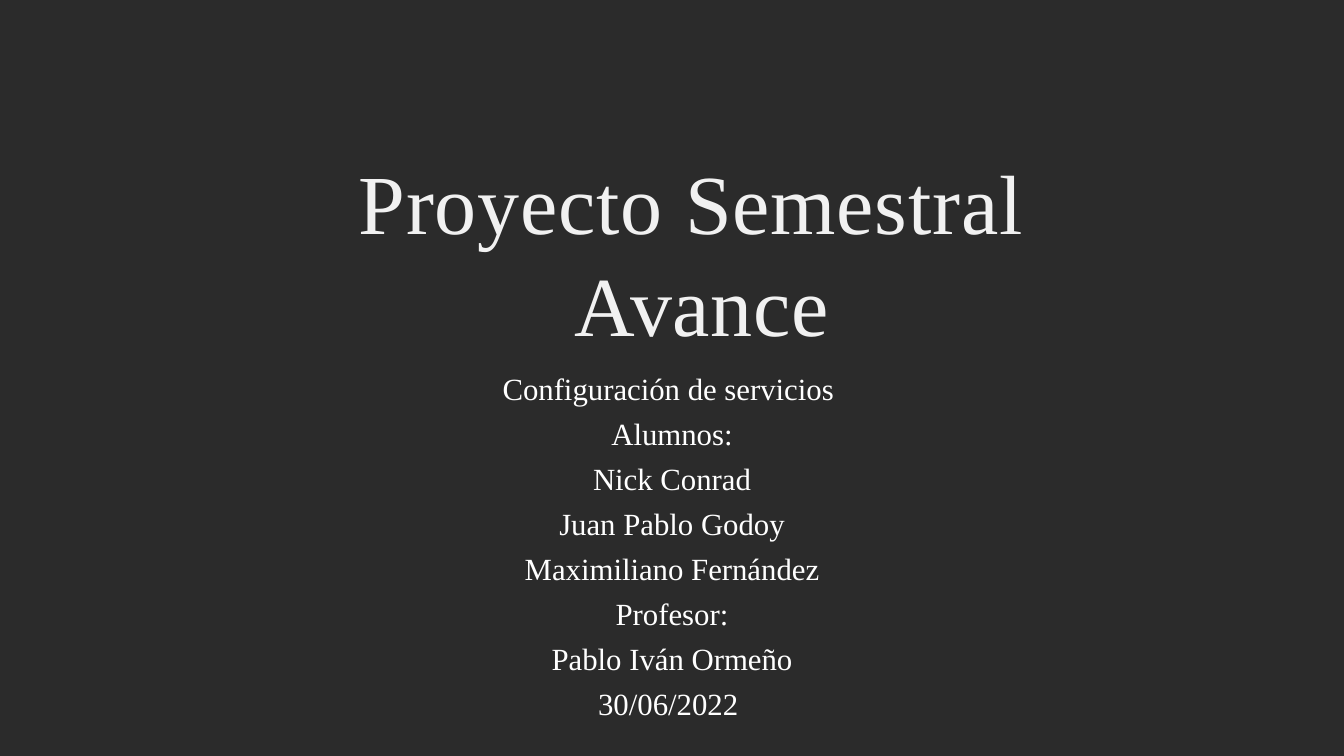
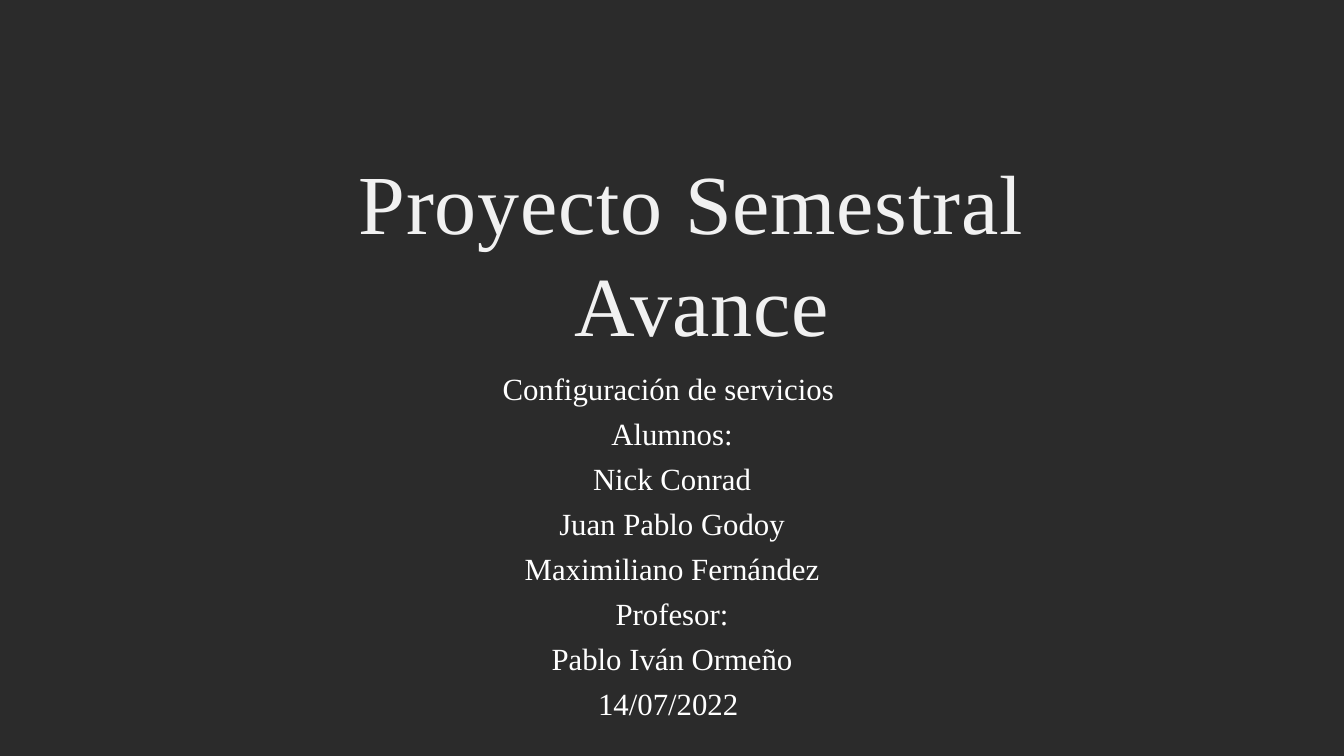
Before and after one commit to nconrad841/ConfiguracionDeServicios, a slide deck: slide 1 of Presentacion_2022_07_14.pptx. Drawn at 1344x756 pixels with LibreOffice and Linux fonts; fonts in the diff are those of the drawing; background and template pictures are left out; a plain dark background stands for a picture behind light text. Boxes give left, top, right and bottom in pixels: in the first picture for what was removed or moved away, otherwise in the second. Text is boxed around its words. In the diff, an @@ line names an element or a change of style, - is before the commit and + after.

```diff
--- a/Presentacion_2022_07_14.pptx
+++ b/Presentacion_2022_07_14.pptx
@@ text at (x1=598, y1=694, x2=738, y2=716): text changed @@
-30/06/2022
+14/07/2022
```
Also in this commit, not shown: 1 slide added, 1 slide removed, 1 other file.
